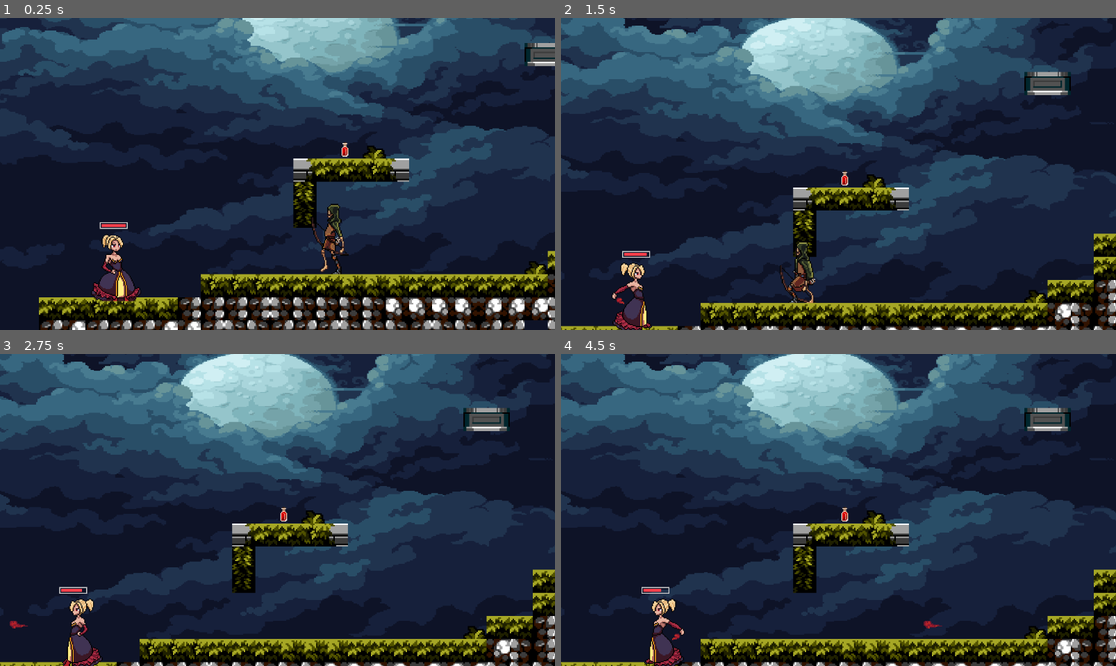
Above: before the commit, frames 1-4 (two rows, left to right).
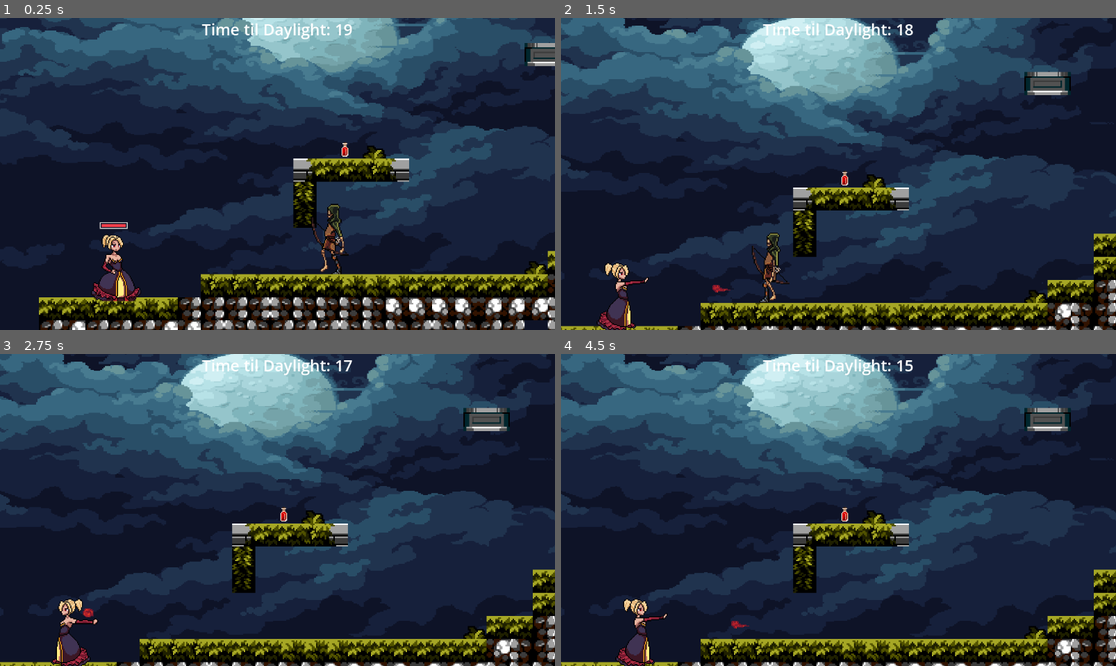
Above: after the commit, the same moments.

Repository: tt226/Slav2500-GAME
Game: Godot game, scene res://scenes/game.tscn
Same seed, same stepped clock (60 frames per second), same inputs: the game is played once before the commit and once after it.
Inputs:
- Up to frame 1 (0.25 s): no input
- Up to frame 2 (1.5 s): hold Right (right) from 0.53 s (still down); tap Z (attack) at 0.6, 1.35 s; tap Space (jump) at 0.77 s
- Up to frame 3 (2.75 s): tap Space (jump) at 1.52 s; release Right (right) at 2.03 s; hold Left (left) from 2.03 s (still down); tap Z (attack) at 2.1 s
- Up to frame 4 (4.5 s): release Left (left) at 2.78 s; hold Right (right) 2.78-4.28 s; tap Z (attack) at 2.85, 3.6, 4.35 s; tap Space (jump) at 3.02, 3.77 s; hold Left (left) from 4.28 s (still down)

The runs differ from the first frame. In frame 1, 0.4% of the frame differs, in the area x 36-64%, y 1-7%; in frame 2, 3.0%, in the area x 6-64%, y 1-100%; in frame 3, 1.7%; in frame 4, 2.1%.

Commit message:
added damage/healing/animations

Diff:
--- a/scenes/blood_weapon.tscn
+++ b/scenes/blood_weapon.tscn
@@ -63,7 +63,7 @@
 shape = SubResource("CircleShape2D_hca0f")
 
 [node name="Timer" type="Timer" parent="."]
-wait_time = 0.722
+wait_time = 0.417
 one_shot = true
 
 [connection signal="timeout" from="Timer" to="." method="_on_timer_timeout"]
--- a/scenes/game.tscn
+++ b/scenes/game.tscn
@@ -491,14 +491,20 @@
 [node name="Skeleton" parent="." instance=ExtResource("4_lbhrr")]
 position = Vector2(291, -46)
 
-[node name="Background2" type="Sprite2D" parent="."]
-z_index = -5
-position = Vector2(588, -661)
-scale = Vector2(1.70833, 1.20673)
-texture = ExtResource("3_lbhrr")
-
-[node name="Background3" type="Sprite2D" parent="."]
-z_index = -5
-position = Vector2(1898, -659)
-scale = Vector2(1.70833, 1.20673)
-texture = ExtResource("3_lbhrr")
+[node name="DaylightTimer" type="Timer" parent="."]
+wait_time = 20.0
+one_shot = true
+autostart = true
+
+[node name="UI" type="CanvasLayer" parent="."]
+
+[node name="Label" type="Label" parent="UI"]
+anchors_preset = 10
+anchor_right = 1.0
+offset_bottom = 23.0
+grow_horizontal = 2
+theme_override_font_sizes/font_size = 33
+text = "Time til Daylight: 60"
+horizontal_alignment = 1
+
+[connection signal="timeout" from="DaylightTimer" to="Player" method="_on_daylight_timer_timeout"]
--- a/scenes/player.tscn
+++ b/scenes/player.tscn
@@ -204,7 +204,7 @@
 }],
 "loop": true,
 "name": &"attack 1",
-"speed": 14.0
+"speed": 6.0
 }, {
 "frames": [{
 "duration": 1.0,
@@ -341,7 +341,7 @@
 position = Vector2(-63, -65)
 scale = Vector2(1, 0.984375)
 sprite_frames = SubResource("SpriteFrames_fjrip")
-animation = &"attack 1"
+animation = &"die"
 
 [node name="CollisionShape2D" type="CollisionShape2D" parent="."]
 position = Vector2(-64, -37)
--- a/scenes/skeleton.tscn
+++ b/scenes/skeleton.tscn
@@ -232,8 +232,7 @@
 position = Vector2(9.00001, -58)
 scale = Vector2(1.11719, 1.14063)
 sprite_frames = SubResource("SpriteFrames_05nho")
-animation = &"hit"
-frame_progress = 0.0672426
+animation = &"dead"
 
 [node name="CollisionShape2D" type="CollisionShape2D" parent="."]
 position = Vector2(9.00001, -27)
@@ -242,5 +241,6 @@
 
 [node name="RayCast2D" type="RayCast2D" parent="."]
 position = Vector2(9.53674e-07, 0)
+scale = Vector2(1, 1)
 target_position = Vector2(245, 0)
 collision_mask = 3
--- a/scripts/blood_vial.gd
+++ b/scripts/blood_vial.gd
@@ -1,8 +1,7 @@
 extends Area2D
-
-const VIAL_STRENGTH = 15
 
 func _on_body_entered(body: Node2D) -> void:
 	if body.name == "Player":
-		body.increase_health(VIAL_STRENGTH)
+		body.heal(50)
+		body.flash()  # Make player flash when picking up
 		queue_free()
--- a/scripts/custom_health_bar.gd
+++ b/scripts/custom_health_bar.gd
@@ -5,7 +5,7 @@
 var change_value_tween: Tween
 var opacity_tween: Tween
 
-func setup_health_bar(max_val: float):
+func _setup_health_bar(max_val: float):
 	value = max_val
 	max_value = max_val
 	$ProgressBar.value = max_val
@@ -30,11 +30,12 @@
 	opacity_tween = create_tween()
 	opacity_tween.tween_property(self, "modulate:a", new_amount, 0.12).set_trans(Tween.TRANS_SINE)
 
+
+
+
 func _on_reset_visibility_timeout() -> void:
 	_change_opacity(0.0)
 
-func remove_health(reduction_amount: int):
-	change_value(value - reduction_amount)
 
-func add_health(addition_amount: int):
-	change_value(value + addition_amount)
+func _on_progress_bar_ready() -> void:
+	_setup_health_bar(100)
--- a/scripts/player.gd
+++ b/scripts/player.gd
@@ -5,12 +5,10 @@
 const JUMP_VELOCITY = -500.0
 const DOUBLE_JUMP_VELOCITY = -400.0
 var gravity = ProjectSettings.get_setting("physics/2d/default_gravity")
-const BLOOD_COST = 5
 
 # State Machine
-enum State { IDLE, WALK, JUMP, FALL, ATTACK, DIE }
+enum State { IDLE, WALK, JUMP, FALL, ATTACK }
 var state = State.IDLE
-var health = 100
 
 # Flags
 var has_double_jumped: bool = false
@@ -19,17 +17,19 @@
 
 # Nodes
 @onready var sprite: AnimatedSprite2D = $AnimatedSprite2D
-@onready var health_bar: CustomHealthBar = $CustomHealthBar
+@onready var health_bar: CustomHealthBar = $"CustomHealthBar"  # adjust path if needed!
+
+# Health
+var max_health: int = 100
+var current_health: int = 100
 
 func _ready() -> void:
 	sprite.play("idle")
 	sprite.connect("frame_changed", Callable(self, "_on_sprite_frame_changed"))
-	health_bar.setup_health_bar(health)
+	health_bar._setup_health_bar(max_health)  # initialize health bar
+	health_bar.change_value(current_health)   # set it to full at start
 
 func _physics_process(delta: float) -> void:
-	if health <= 0:
-		state = State.DIE
-
 	if not is_on_floor():
 		velocity.y += gravity * delta
 
@@ -37,7 +37,6 @@
 	update_animation()
 	move_and_slide()
 
-
 func update_state(delta: float) -> void:
 	var input_x = Input.get_action_strength("right") - Input.get_action_strength("left")
 
@@ -45,8 +44,8 @@
 	if not is_on_floor():
 		velocity.y += gravity * delta
 
-	# If currently attacking or dying, ignore normal state changes
-	if state == State.ATTACK || state == State.DIE:
+	# If currently attacking, ignore normal state changes
+	if state == State.ATTACK:
 		return
 
 	# Attack Input
@@ -107,8 +106,6 @@
 			play_animation("jump")
 		State.ATTACK:
 			play_animation("attack 1")  # Set your attack animation name here
-		State.DIE:
-			play_animation("die")
 
 func play_animation(animation_name: String) -> void:
 	if sprite.animation != animation_name:
@@ -131,12 +128,6 @@
 					state = State.IDLE
 				else:
 					state = State.FALL
-	elif state == State.DIE:
-		if sprite.frame == 6:
-			stop_and_reset_scene()
-
-func stop_and_reset_scene():
-	get_tree().reload_current_scene()
 
 #@onready var blood_spawn_point = $BloodSpawnPoint
 
@@ -150,12 +141,91 @@
 
 	blood.global_position = spawn_pos
 	blood.direction = Vector2.RIGHT if facing_right else Vector2.LEFT
-	take_damage(BLOOD_COST)
+
+var is_dead: bool = false
 
 func take_damage(amount: int):
-	health -= amount
-	health_bar.remove_health(amount)
-
-func increase_health(amount: int):
-	health += amount
-	health_bar.add_health(amount)
+	if is_dead:
+		return  # Ignore damage after dying
+
+	current_health -= amount
+	current_health = max(current_health, 0)
+	health_bar.change_value(current_health)
+
+	modulate = Color(1, 0.5, 0.5)  # tint red
+	await get_tree().create_timer(0.1).timeout
+	modulate = Color(1, 1, 1)  # back to normal
+
+	if current_health <= 0:
+		die()
+
+func flash():
+	if is_dead:
+		return
+
+	var flash_tween = create_tween()
+
+	# Bright white flash (overexposed look)
+	flash_tween.tween_property(sprite, "modulate", Color(2, 2, 2), 0.05)  # Overbright
+	flash_tween.tween_property(sprite, "modulate", Color(1, 1, 1), 0.1).set_delay(0.05)
+
+func heal(amount: int):
+	if is_dead:
+		return  # Don't heal if already dead
+
+	current_health += amount
+	current_health = min(current_health, max_health)  # Cap health to max
+	health_bar.change_value(current_health)
+
+func die():
+	if is_dead:
+		return  # Already dead
+
+	is_dead = true
+	print("Player died")
+
+	# Stop player movement
+	velocity = Vector2.ZERO
+	set_physics_process(false)  # stop physics updates
+
+	# Play the death animation
+	sprite.play("die")
+
+	health_bar.hide()  # <<< Add this line
+
+
+	# Create a timer to wait for the death animation
+	var death_timer = Timer.new()
+	death_timer.wait_time = 1.3  # adjust based on your animation length
+	death_timer.one_shot = true
+	add_child(death_timer)
+	death_timer.start()
+	death_timer.timeout.connect(_on_death_timer_timeout)
+
+func _on_death_timer_timeout():
+	get_tree().reload_current_scene()
+
+@onready var daylight_timer: Timer = get_node("/root/Game/DaylightTimer")
+@onready var daylight_label: Label = get_node("/root/Game/UI/Label")
+
+func _process(_delta):
+	if daylight_timer.is_stopped():
+		return
+
+	var time_left = int(daylight_timer.time_left)
+	daylight_label.text = "Time til Daylight: " + str(time_left)
+
+	# Flash red when under 15 seconds
+	if time_left <= 15:
+		var flash = int(Time.get_ticks_msec() / 200) % 2 == 0
+		if flash:
+			daylight_label.modulate = Color(1, 0, 0)  # Red
+		else:
+			daylight_label.modulate = Color(1, 1, 1)  # White
+	else:
+		# If more than 15 seconds, keep normal color
+		daylight_label.modulate = Color(1, 1, 1)
+
+
+func _on_daylight_timer_timeout() -> void:
+	die()
--- a/scripts/spear.gd
+++ b/scripts/spear.gd
@@ -15,6 +15,6 @@
 func _on_body_entered(body: Node2D) -> void:
 	print('body entered from spear')
 	if body.name == "Player":
-		body.take_damage(10)
+		body.take_damage(50)
 		queue_free()
 	pass # Replace with function body.
Not shown, added: .DS_Store
Not shown, added: scenes/.DS_Store
Not shown, added: scripts/.DS_Store
